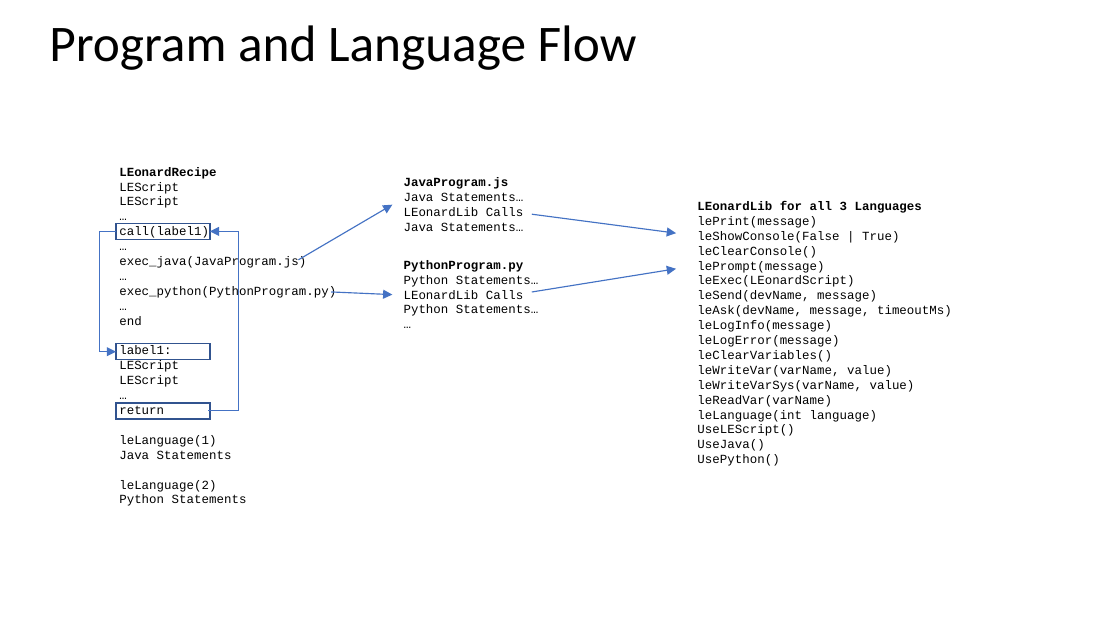
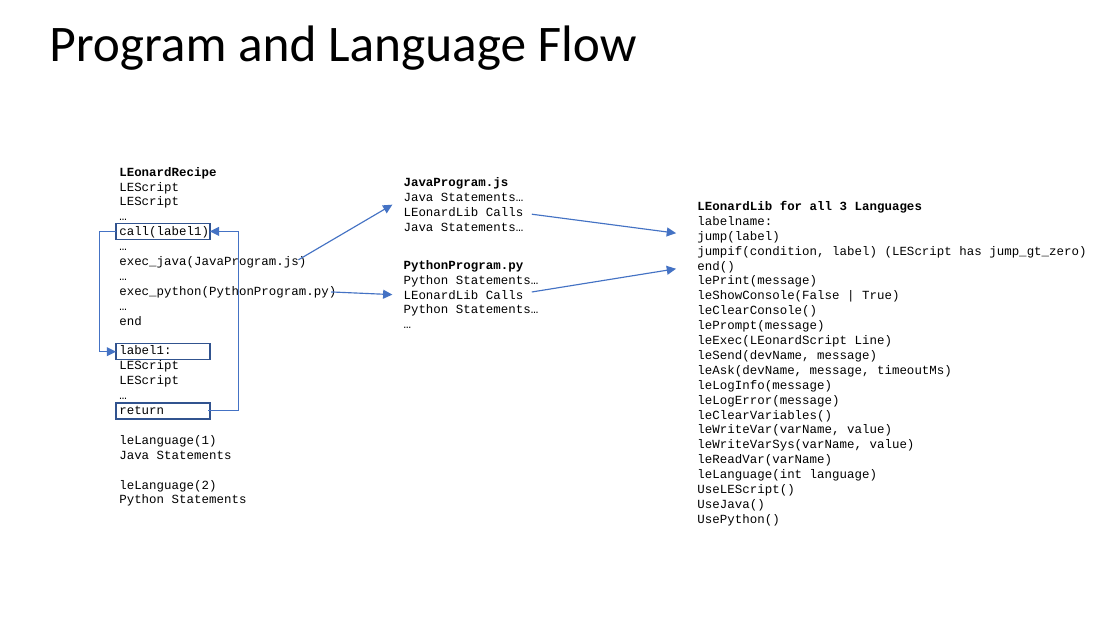
Before and after one commit to nedlecky/LEonard, a slide deck: slide 4 of LEonard/LEonard Design Rev 13.pptx. Drawn at 1120x630 pixels with LibreOffice and Linux fonts; fonts in the diff are those of the drawing. Boxes give left, top, right and bottom in pixels: in the first picture for what was removed or moved away, otherwise in the second. Text is boxed around its words. In the diff, an @@ line names an element or a change of style, - is before the commit and + after.

Commit message:
Inplemented end() for J and P jump and jumpif for Java and Python!

```diff
--- a/LEonard/LEonard Design Rev 13.pptx
+++ b/LEonard/LEonard Design Rev 13.pptx
@@ text at box(697, 216, 1086, 273): paragraphs added @@
+labelname:
+jump(label)
+jumpif(condition, label) (LEScript has jump_gt_zero)
+end()
@@ text at box(697, 335, 892, 347): text changed @@
-leExec(LEonardScript)
+leExec(LEonardScript Line)
```
Also in this commit, not shown: 5 other files.
